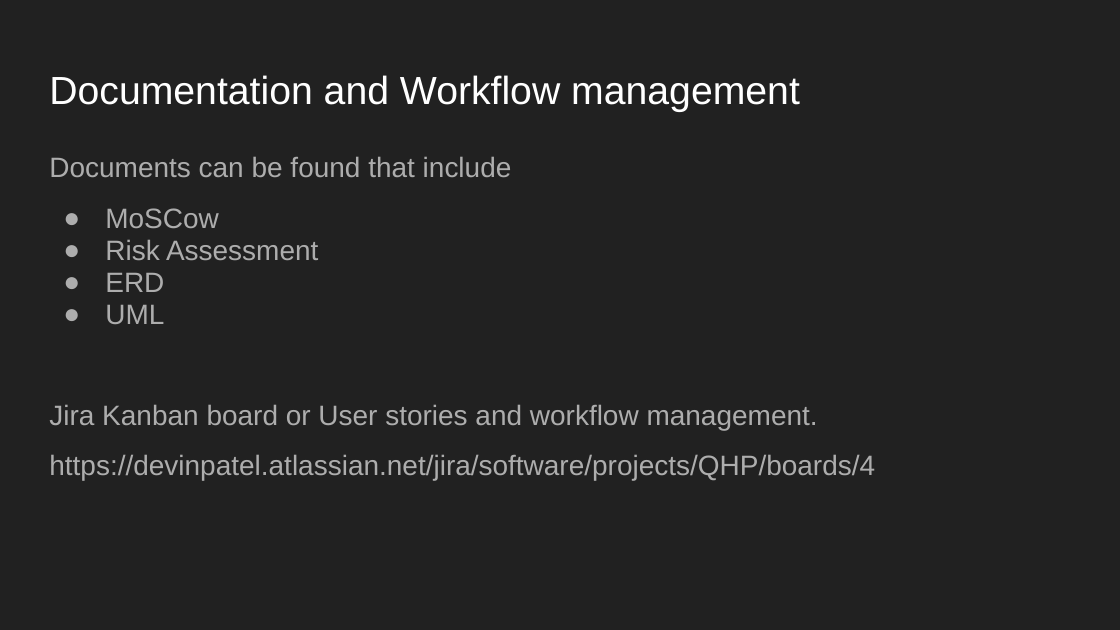
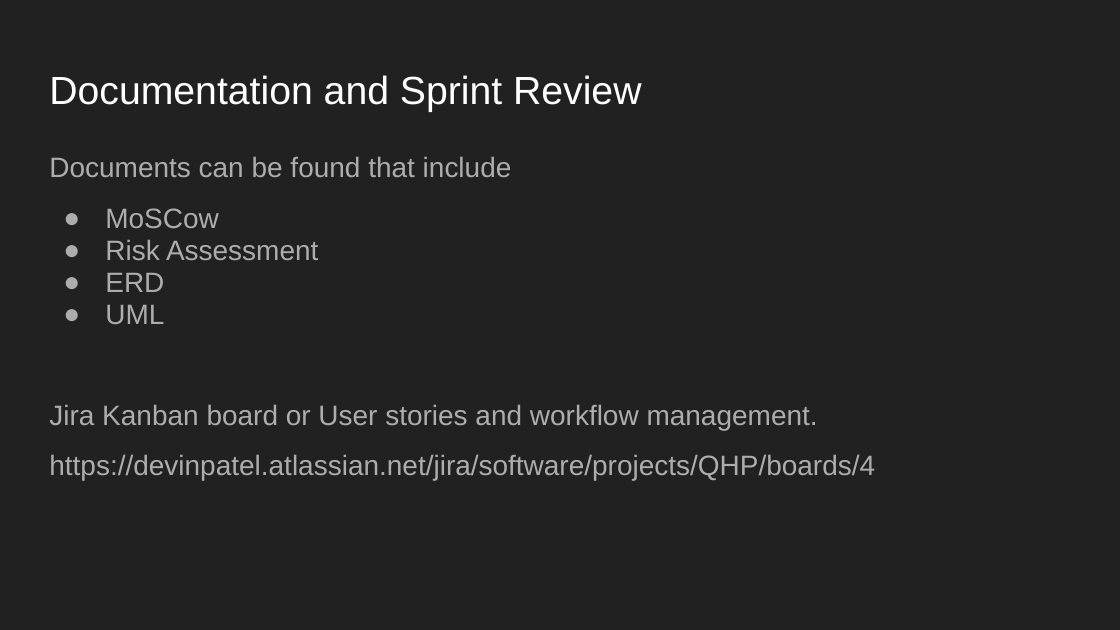
Before and after one commit to D-Pats/QA-Hobby-Project, a slide deck: slide 8 of Documents/QA Hobby Project Presentation.pptx (slide 3 before the commit). Drawn at 1120x630 pixels with LibreOffice and Linux fonts; fonts in the diff are those of the drawing. Boxes give left, top, right and bottom in pixels: in the first picture for what was removed or moved away, otherwise in the second. Text is boxed around its words. In the diff, an @@ line names an element or a change of style, - is before the commit and + after.

```diff
--- a/Documents/QA Hobby Project Presentation.pptx
+++ b/Documents/QA Hobby Project Presentation.pptx
@@ title at [49,75,641,112]: text changed @@
-Documentation and Workflow management
+Documentation and Sprint Review
```
Also in this commit, not shown: 1 other slide changed, 2 slides added.
